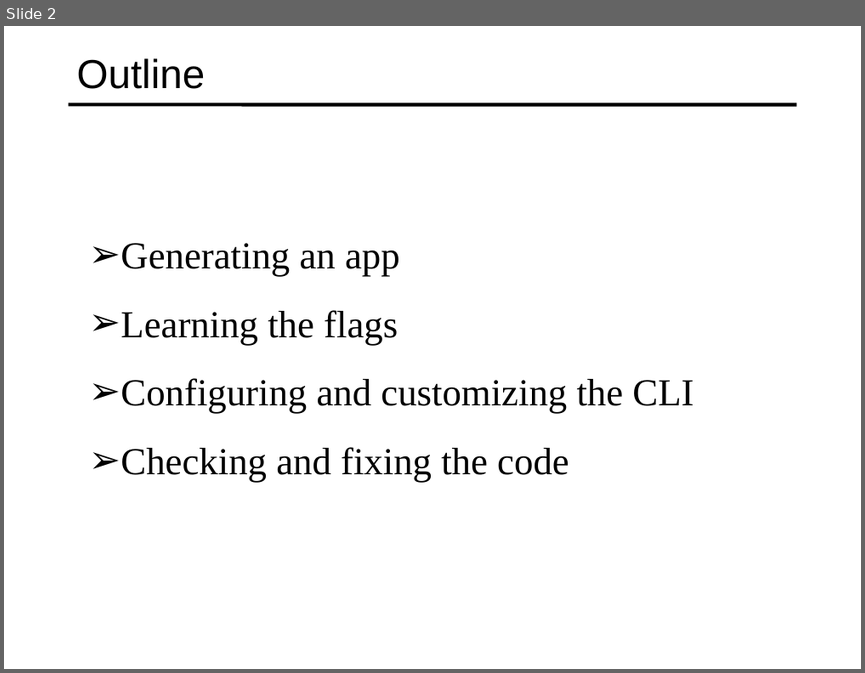
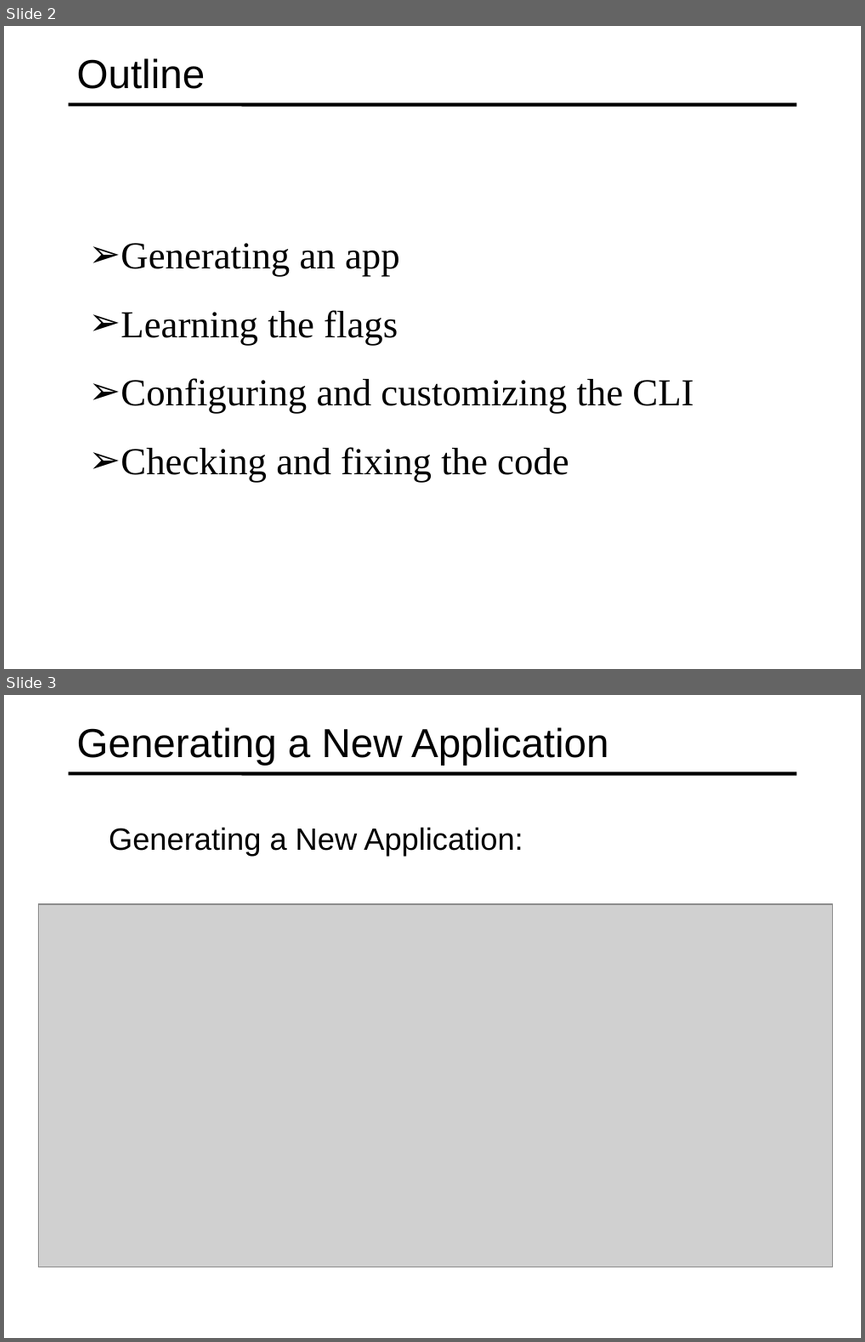
Before and after one commit to specter01wj/Jago_Link_Training, a slide deck: Angular/Angular7/Angular CLI/3.Generating a New Angular Application/L3_Generating a New Angular Application.ppt. Shown one above the other, each under a label of ours: slide 2 before the commit, slides 2 and 3 after it. The pictures are 865x673 and 865x1342 pixels, drawn with LibreOffice and Linux fonts; fonts in the diff are those of the drawing; grey boxes stand for pictures. Boxes give left, top, right and bottom in pixels: in the first picture for what was removed or moved away, otherwise in the second. Text is boxed around its words. In the diff, an @@ line names an element or a change of style, - is before the commit and + after.

```diff
--- a/Angular/Angular7/Angular CLI/3.Generating a New Angular Application/L3_Generating a New Angular Application.ppt
+++ b/Angular/Angular7/Angular CLI/3.Generating a New Angular Application/L3_Generating a New Angular Application.ppt
@@ slide 3 added at (x1=4, y1=695, x2=861, y2=1338), background #FFFFFF; not listed: 1 template element that a slide beside it also shows @@
@@ title added at (x1=77, y1=727, x2=608, y2=766), 34 pt, text #000000 @@
+Generating a New Application
@@ text added at (x1=109, y1=827, x2=522, y2=855), 25.9 pt, text #000000 @@
+  Generating a New Application:
@@ picture added at (x1=38, y1=904, x2=833, y2=1266) @@
```
Also in this commit, not shown: 1 slide changed, 8 other slides added, 4 slides removed, 2 other files.
